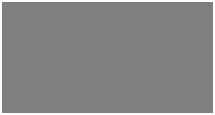
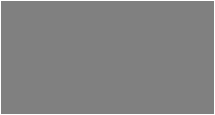
Layer changes from the first 215×115 image to the second:
painted on "Layer 1" over [1, 1, 214, 114]
